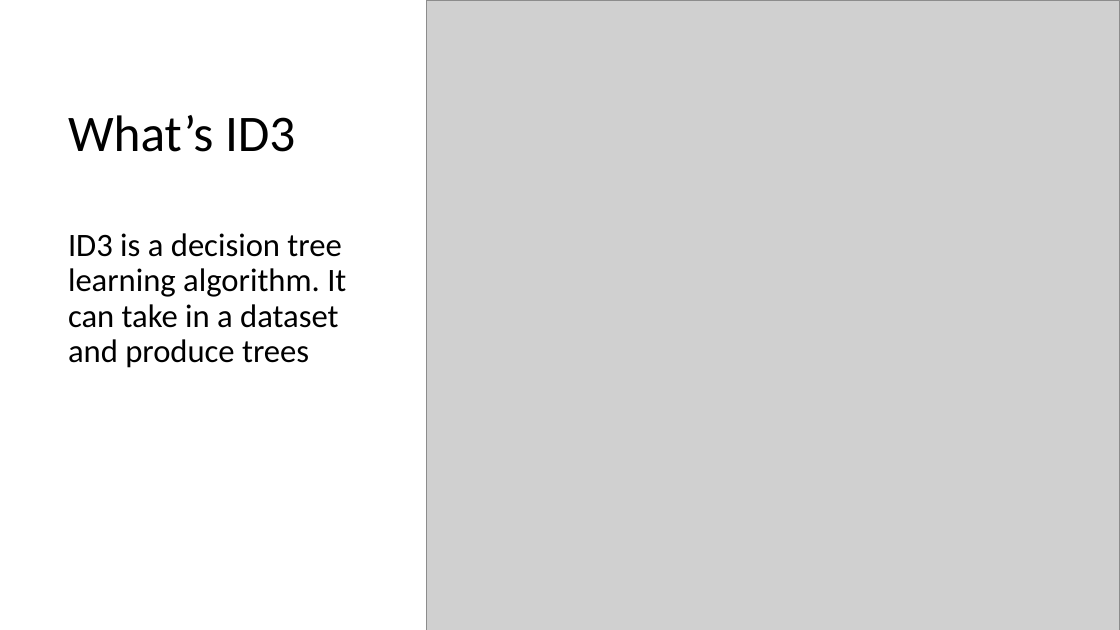
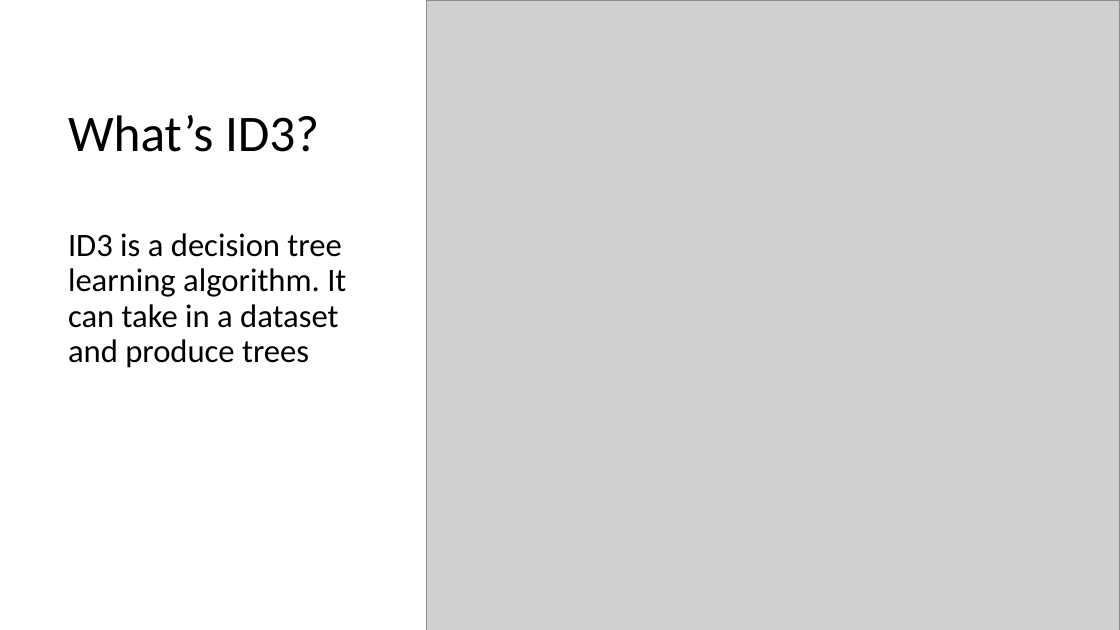
Before and after one commit to Iotaslair/DM-ML-Personal-Project, a slide deck: slide 5 of Presentation.pptx. Drawn at 1120x630 pixels with LibreOffice and Linux fonts; fonts in the diff are those of the drawing; grey boxes stand for pictures. Boxes give left, top, right and bottom in pixels: in the first picture for what was removed or moved away, otherwise in the second. Text is boxed around its words. In the diff, an @@ line names an element or a change of style, - is before the commit and + after.

```diff
--- a/Presentation.pptx
+++ b/Presentation.pptx
@@ title at box(68, 115, 319, 152): text changed @@
-What’s ID3
+What’s ID3?
```
Also in this commit, not shown: 11 other slides changed, 1 slide added, 1 other file.
